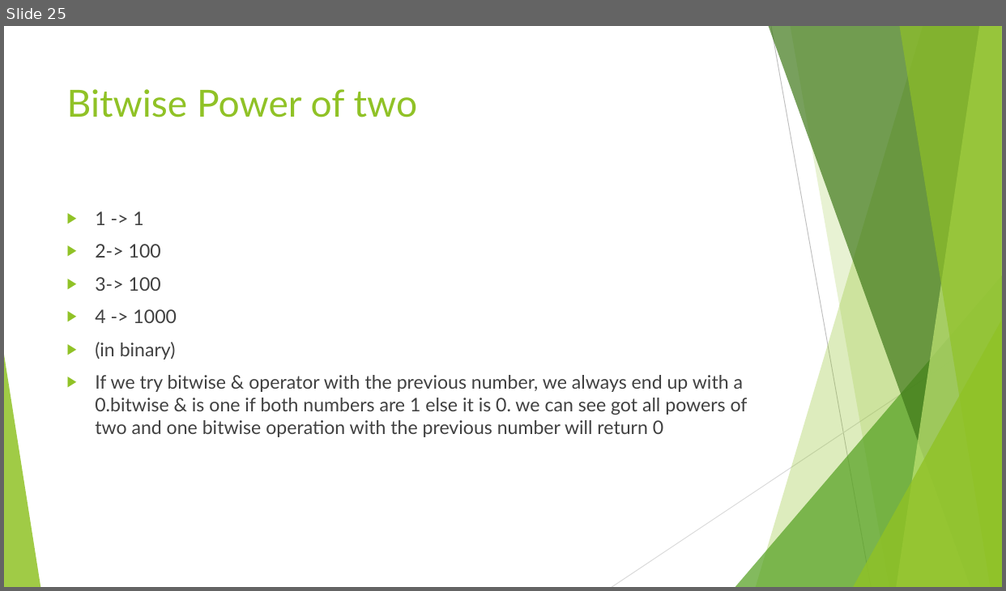
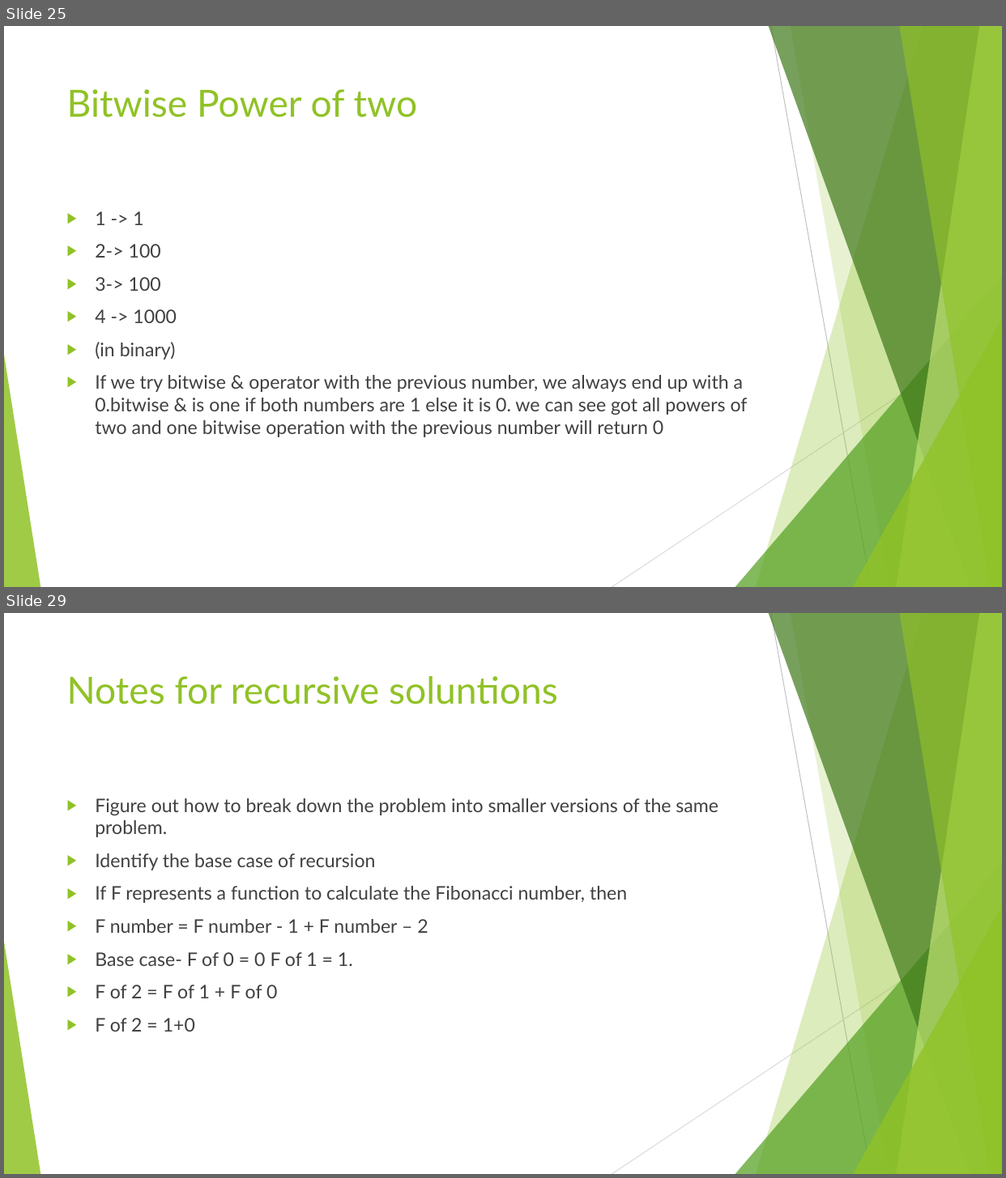
Before and after one commit to divyaparyani67/DSA, a slide deck: DSA- Learning.pptx. Shown one above the other, each under a label of ours: slide 25 before the commit, slides 25 and 29 after it; the slides between them are not shown. The pictures are 1006x591 and 1006x1178 pixels, drawn with LibreOffice and Linux fonts; fonts in the diff are those of the drawing. Boxes give left, top, right and bottom in pixels: in the first picture for what was removed or moved away, otherwise in the second. Text is boxed around its words. In the diff, an @@ line names an element or a change of style, - is before the commit and + after.

Commit message:
recusion fibionacci problem

```diff
--- a/DSA- Learning.pptx
+++ b/DSA- Learning.pptx
@@ slide 29 added at (4, 613, 1002, 1174), background #FFFFFF; not listed: 10 template elements that a slide beside it also shows @@
@@ title added at (67, 676, 558, 705), 36 pt, text #90C226 @@
+Notes for recursive soluntions
@@ text added at (95, 798, 718, 1032), 18 pt, text #404040 @@
+▶ Figure out how to break down the problem into smaller versions of the same problem.
+▶ Identify the base case of recursion
+▶ If F represents a function to calculate the Fibonacci number, then
+▶ F number = F number - 1 + F number – 2
+▶ Base case- F of 0 = 0 F of 1 = 1.
+▶ F of 2 = F of 1 + F of 0
+▶ F of 2 = 1+0
```
Also in this commit, not shown: 1 slide changed, 6 other slides added, 1 other file.
